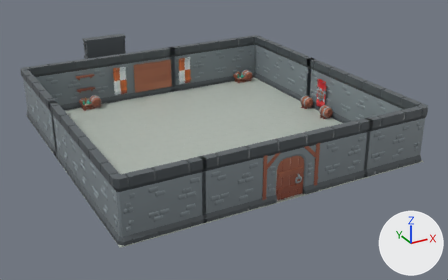
The glTF model src/dungeonroom_heapsort.glb as it was, and as the next commit left it.
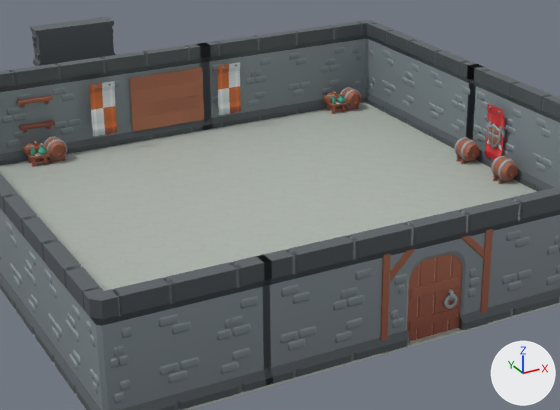
Old and new are each drawn whole from a 50 mm lens placed at (-39.3, -76.5, 37.1), pointed at (5.3, 4.7, -3.6) and again close up on the part from 15% to 79% of the width and 9% to 84% of the height. The axes (+X, +Y, +Z) are drawn at lower right. The lights are the same throughout. Where no turn or scale is listed for an object, it has been applied to the vertices.

Names of what the first close-up shows: 'banner_patternA_brown', 'table_long', 'wall.001', 'wall.003', 'wall.004', 'wall.007', 'wall.008', 'wall.009', 'wall.011', 'wall.014', 'wall.018', 'wall_corner.002', 'wall_doorway_scaffold.001', 'wall_doorway_scaffold_door.001'.
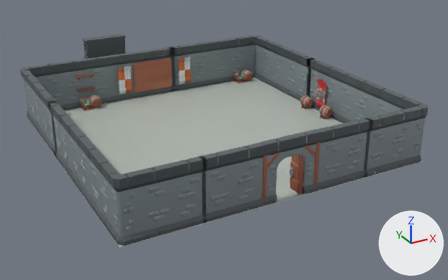
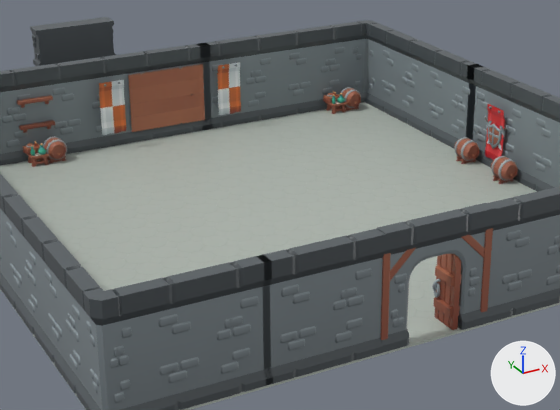
Pixel boxes [x1, y1, x2, y2] of what changed, in the close-ups (560 x 410 px):
'wall_doorway_scaffold.001', moved, turned: before [377, 203, 496, 354]; after [377, 203, 496, 353]
'table_long', moved, rescaled: before [129, 67, 204, 132]; after [128, 64, 205, 132]
'wall_doorway_scaffold_door.001', moved, turned: before [407, 254, 462, 341]; after [432, 254, 462, 330]
'banner_patternA_brown', moved: before [90, 81, 117, 136]; after [99, 80, 126, 135]
'floor_tile_large.043', unchanged, uncovered by the edit: before [409, 328, 462, 347]; after [407, 305, 462, 347]

The change in detail:
Object 'wall_doorway_scaffold.001' (ob_wall_doorway_scaffold_001) moves from (0.0, -21.5, 0.0) to (0.0, -21.5, 0.05).
Object 'wall_doorway_scaffold.001' (ob_wall_doorway_scaffold_001) turns from (0, 0, 0) to (0, 0, 180) degrees about x, y and z.
Object 'wall_doorway_scaffold_door.001' (ob_wall_doorway_scaffold_door_001) turns from (0, 0, 0) to (0, 0, -90) degrees about x, y and z.
Object 'banner_patternA_brown' (ob_banner_patterna_brown) moves from (-6.34, 20.36, 0.76) to (-5.48, 20.36, 0.76).
Object 'table_long' (ob_table_long) moves from (0.1, 21.95, 3.57) to (0.1, 21.95, 3.7).
Object 'table_long' (ob_table_long) is rescaled from (2.5, 1.75, 1.0) to (2.65, 1.79, 1.0).
